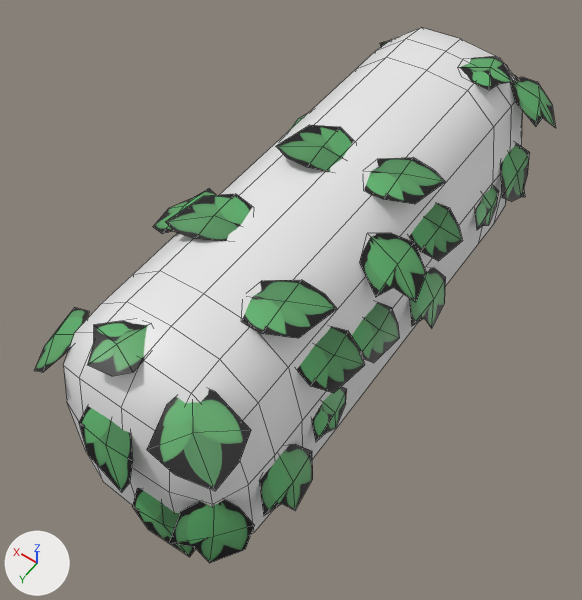
The FBX model Assets/Assets/Art/Models/Environment/Foliage/Hedge_3m.fbx: old version first, new version second.
The view is the same before and after, from a 50 mm lens placed at (-1.46, 2.34, 3.54), pointed at (0.01, 0.29, 0.31). The lights are fixed; the arrows at lower left show +X, +Y and +Z. Mesh edges are drawn as thin lines. Where no turn or scale is listed for an object, it has been applied to the vertices.

The older version as bpy lines, for what is in view:
```python
me_cube_073 = bpy.data.meshes.new('Cube.073')
me_cube_073.from_pydata(...)  # 84 vertices, 72 faces; spans x -0.5..0.5, y -1.5..1.5, z 0.0..1.0
me_cube_073.materials.append(mat_leaftiled)  # its picture is missing
me_plane_237 = bpy.data.meshes.new('Plane.237')
me_plane_237.from_pydata(...)  # 297 vertices, 132 faces; spans x -1.13..0.14, y -1.71..1.5, z -0.07..1.01
me_plane_237.materials.append(mat_leafs)  # picture img_tiledleaves2_basecolor_tga
ob_hedge_3m = bpy.data.objects.new('Hedge_3m', me_cube_073)
ob_hedge_3m.location = (0.0, 0.0, 0.0)
ob_leaf_082 = bpy.data.objects.new('Leaf.082', me_plane_237)
ob_leaf_082.location = (0.499, 0.106, 0.037)
```
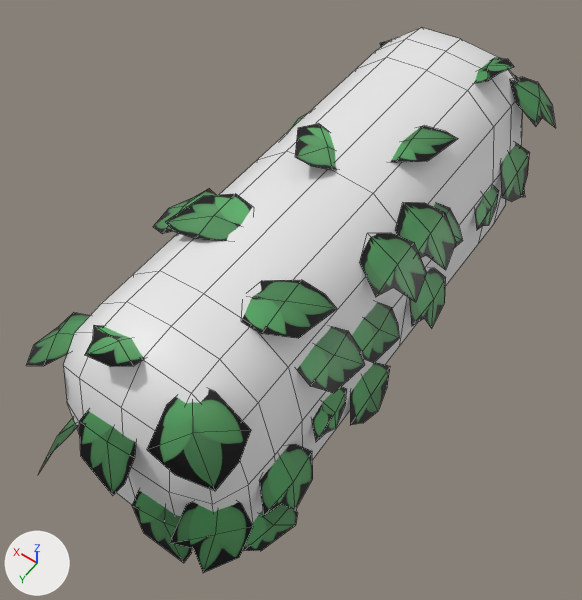
Boxes [x1, y1, x2, y2] around the edits, measured in the pictures (582 x 600 px; the box of a moved part takes in the faces that stretch with it):
'Hedge_3m', reshaped
    before: [63, 28, 522, 533]
    after: [63, 28, 522, 523]
'Leaf.082', reshaped
    before: [34, 41, 555, 563]
    after: [27, 41, 555, 573]
part 1 of me_plane_237, moved or reshaped
    before: [79, 406, 133, 492]
    after: [79, 411, 136, 496]
part 2 of me_plane_237, moved or reshaped
    before: [132, 488, 195, 557]
    after: [38, 418, 77, 474]
part 3 of me_plane_237, moved or reshaped
    before: [34, 307, 89, 372]
    after: [27, 313, 89, 366]
part 4 of me_plane_237, moved or reshaped
    before: [364, 158, 445, 204]
    after: [243, 504, 297, 551]
part 5 of me_plane_237, moved or reshaped
    before: [169, 499, 255, 563]
    after: [169, 502, 253, 573]
part 6 of me_plane_237, moved or reshaped (not visible afterwards)
    before: [459, 56, 513, 90]
part 7 of me_plane_237, added (green)
    after: [474, 58, 514, 83]
part 8 of me_plane_237, moved or reshaped
    before: [276, 125, 354, 172]
    after: [132, 490, 192, 563]
part 9 of me_plane_237, added (green)
    after: [391, 126, 458, 163]
part 10 of me_plane_237, added (green)
    after: [295, 123, 337, 170]
part 11 of me_plane_237, added (green)
    after: [395, 202, 456, 270]
part 12 of me_plane_237, moved or reshaped
    before: [87, 321, 147, 376]
    after: [85, 325, 145, 367]
part 13 of me_plane_237, added (green)
    after: [350, 362, 390, 425]
part 14 of me_cube_073, built on
    both: [134, 57, 494, 460]

Diff of the bpy script that builds the scene:
```diff
--- a/Assets/Assets/Art/Models/Environment/Foliage/Hedge_3m.fbx.py
+++ b/Assets/Assets/Art/Models/Environment/Foliage/Hedge_3m.fbx.py
@@ me_plane_237 @@
-me_plane_237.from_pydata(...)  # 297 vertices, 132 faces; spans x -1.13..0.14, y -1.71..1.5, z -0.07..1.01
+me_plane_237.from_pydata(...)  # 351 vertices, 156 faces; spans x -1.14..0.15, y -1.71..1.56, z -0.19..1.07
+# me_plane_237 part 1: the loose piece of 9 vertices spanning x -0.61..-0.29, y 1.28..1.49, z 0.44..0.71 is turned 20.6 degrees about the x axis through its middle
+# me_plane_237 part 2: the loose piece of 9 vertices spanning x -0.86..-0.54, y 1.34..1.45, z 0.0..0.32 is multiplied about its middle by the matrix ((0.177, 0.972, -0.154), (-0.959, 0.136, -0.247), (-0.219, 0.192, 0.957)), then moved by (0.63, -0.02, 0.01)
+# me_plane_237 part 3: the loose piece of 9 vertices spanning x -0.14..0.13, y 1.02..1.34, z 0.54..0.79 is multiplied about its middle by the matrix ((0.987, -0.037, -0.156), (-0.012, 0.953, -0.303), (0.159, 0.302, 0.94))
+# me_plane_237 part 4: the loose piece of 9 vertices spanning x -0.96..-0.62, y -0.41..-0.09, z 0.92..0.97 is multiplied about its middle by the matrix ((0.377, 0.208, -0.903), (-0.08, 0.978, 0.192), (0.923, 0.0, 0.385)), then moved by (-0.23, 1.35, -0.96)
+# me_plane_237 part 5: the loose piece of 9 vertices spanning x -1.06..-0.81, y 1.24..1.5, z 0.11..0.45 is multiplied about its middle by the matrix ((0.991, -0.129, 0.035), (0.132, 0.911, -0.391), (0.018, 0.392, 0.92))
+# me_plane_237 part 6: the loose piece of 9 vertices spanning x -0.89..-0.59, y -1.34..-1.06, z 0.92..0.97 is multiplied about its middle by the matrix ((-0.335, -0.05, 0.941), (0.149, -0.989, 0.0), (0.93, 0.14, 0.339)), then moved by (0.76, 0.32, -0.99)
+# me_plane_237 part 7: the loose piece of 9 vertices spanning x -0.89..-0.59, y -1.34..-1.06, z 0.92..0.97 is copied, and the copy is turned 34.4 degrees about the y axis through its middle; it spans x -0.87..-0.62, y -1.34..-1.06, z 0.86..1.01
+# me_plane_237 part 8: the loose piece of 9 vertices spanning x -0.57..-0.25, y -0.34..-0.02, z 0.93..1.01 is multiplied about its middle by the matrix ((-0.012, -0.992, -0.127), (0.343, -0.124, 0.931), (-0.939, -0.033, 0.342)), then moved by (-0.29, 1.57, -0.81)
+# me_plane_237 part 9: the loose piece of 9 vertices spanning x -0.57..-0.25, y -0.34..-0.02, z 0.93..1.01 is copied, and the copy is scaled about its middle by (-0.998, -1, 1.03), then moved by (-0.32, -0.3, -0.04); it spans x -0.89..-0.56, y -0.64..-0.32, z 0.89..0.97
+# me_plane_237 part 10: the loose piece of 9 vertices spanning x -0.57..-0.25, y -0.34..-0.02, z 0.93..1.01 is copied, and the copy is multiplied about its middle by the matrix ((0.703, -0.664, -0.255), (0.624, 0.748, -0.226), (0.341, 0.0, 0.94)); it spans x -0.54..-0.28, y -0.35..0.02, z 0.88..1.07
+# me_plane_237 part 11: the loose piece of 9 vertices spanning x -1.13..-0.82, y -0.09..0.27, z 0.67..0.87 is copied, and the copy is scaled about its middle by (0.955, 1, 1.1), then moved by (-0.02, -0.27, -0.02); it spans x -1.14..-0.84, y -0.36..0.0, z 0.63..0.86
+# me_plane_237 part 12: 1 vertex moved from x -0.39, y 1.18, z 0.96 to x -0.39, y 1.17, z 0.97; 7 vertices removed from x -0.51..-0.29, y 1.02..1.3, z 0.91..0.95; 7 vertices added at x -0.51..-0.29, y 1.03..1.29, z 0.88..0.99
+# me_plane_237 part 13: 9 vertices added at x -1.08..-0.96, y 0.08..0.47, z -0.17..0.22
 me_plane_237.materials.append(mat_leafs)
@@ me_cube_073 @@
-me_cube_073.from_pydata(...)  # 84 vertices, 72 faces; spans x -0.5..0.5, y -1.5..1.5, z 0.0..1.0
+me_cube_073.from_pydata(...)  # 93 vertices, 80 faces; spans x -0.5..0.5, y -1.5..1.5, z 0.0..1.0
+# me_cube_073 part 14
+# 8 faces are deleted
+# 9 new vertices lie (0.0, -0.9, 0.0) away from vertices in x -0.5..0.5, y 0.9, z 0.0..1.0
+# 16 new faces join them
 me_cube_073.materials.append(mat_leaftiled)
```
